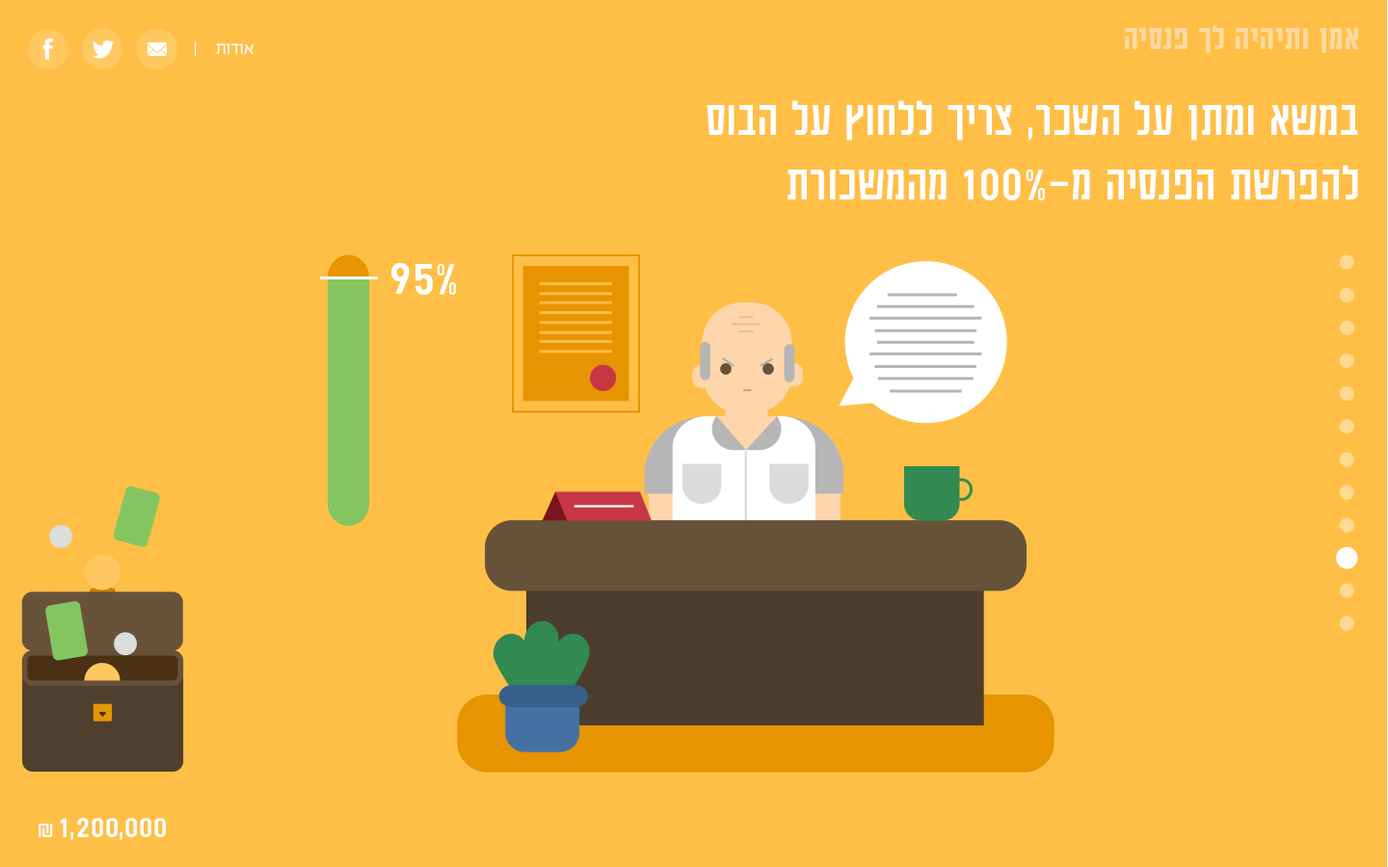
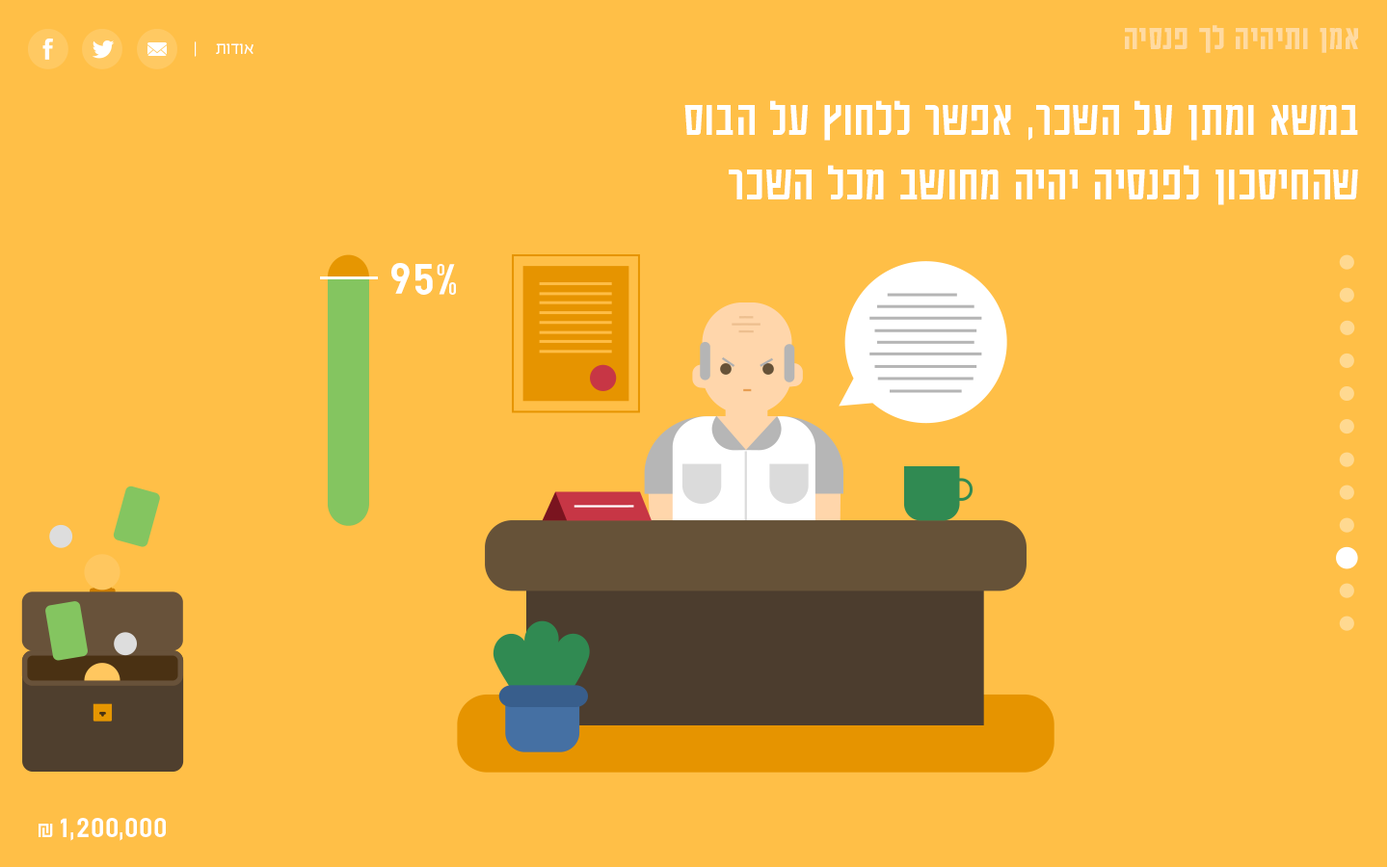
Two versions of the same layered image (1388px x 867px). Layer-by-layer changes:
renamed "???? ???? ?? ????, ???? ????? ?? ???? ?????? ?????? ?-100% ????????" to ",", painted on it over (684, 100, 1358, 206)
